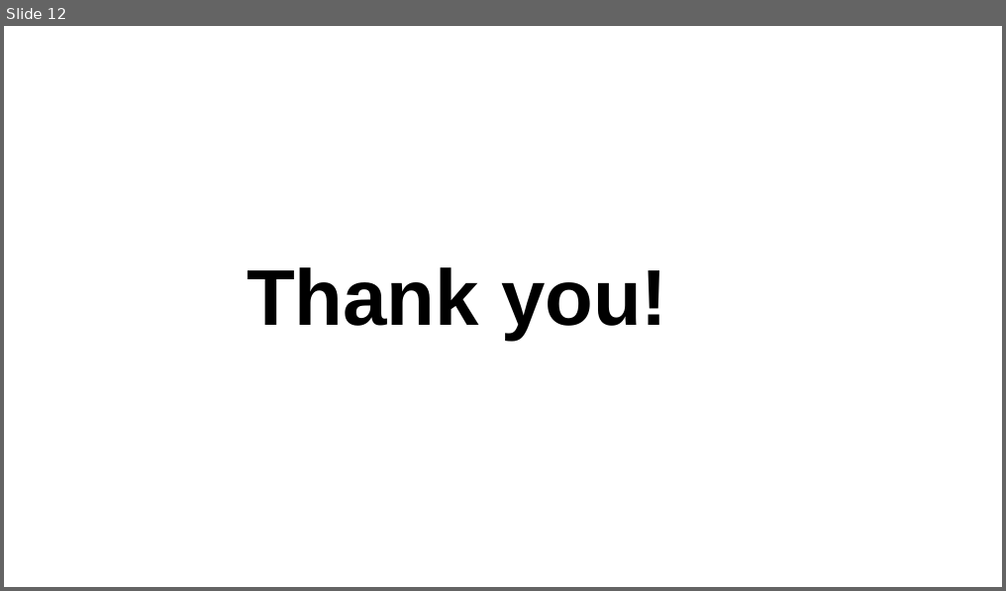
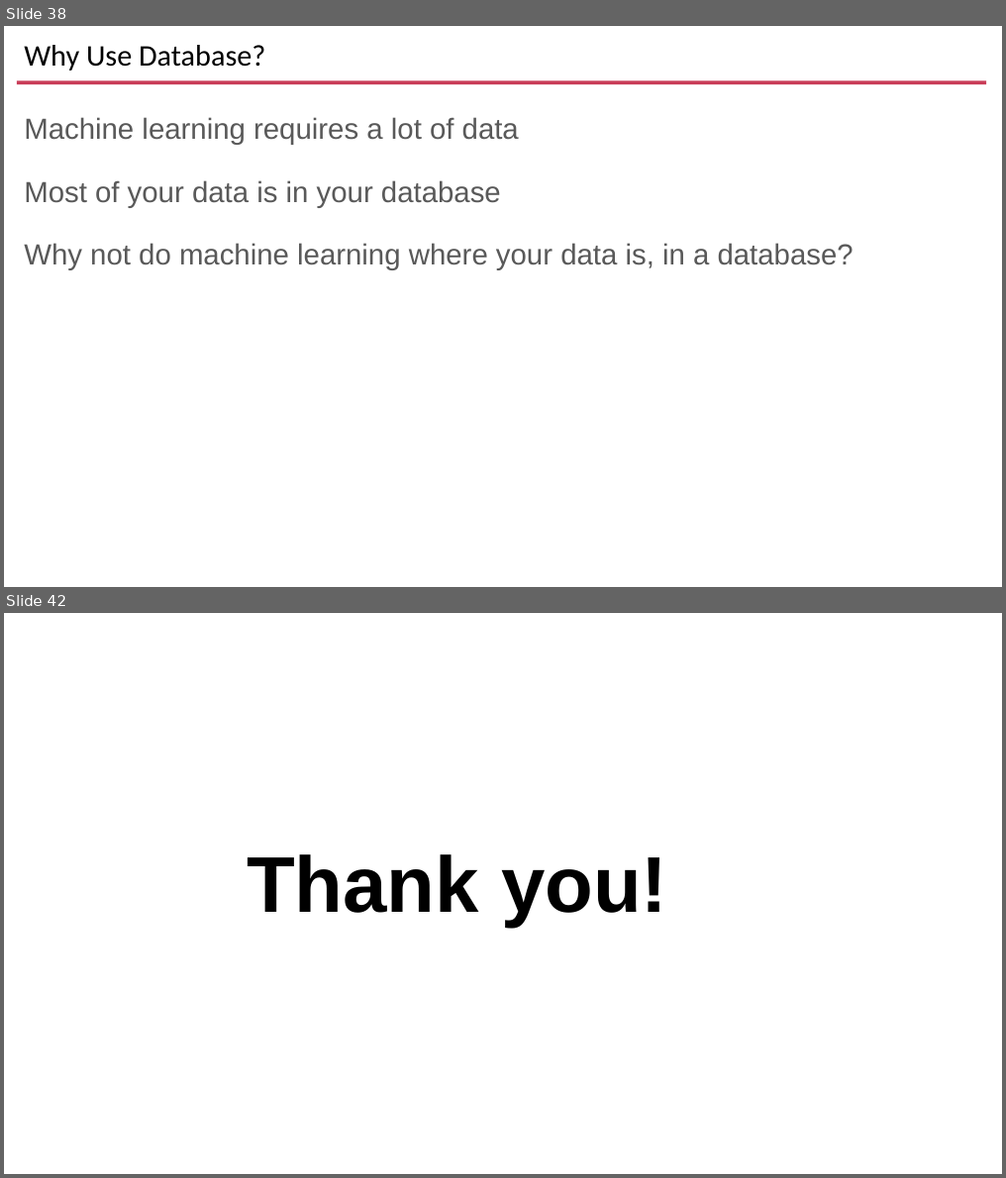
Before and after one commit to ibrarahmad/PostgreSQLTalks, a slide deck: Conferences/2022-Austin-Percona-Live/PL22-PostgreSQL-And-Artifical-Intelegence.pptx. Shown one above the other, each under a label of ours: slide 12 before the commit, slides 38 and 42 after it; the slides between them are not shown. The pictures are 1006x591 and 1006x1178 pixels, drawn with LibreOffice and Linux fonts; fonts in the diff are those of the drawing; background and template pictures are left out. Boxes give left, top, right and bottom in pixels: in the first picture for what was removed or moved away, otherwise in the second. Text is boxed around its words. In the diff, an @@ line names an element or a change of style, - is before the commit and + after.

```diff
--- a/Conferences/2022-Austin-Percona-Live/PL22-PostgreSQL-And-Artifical-Intelegence.pptx
+++ b/Conferences/2022-Austin-Percona-Live/PL22-PostgreSQL-And-Artifical-Intelegence.pptx
@@ slide 38 added at [4, 26, 1002, 587], background #FFFFFF @@
@@ title added at [24, 45, 265, 71], 28.8 pt, text #000000 @@
+Why Use Database?
@@ rectangle added at [17, 80, 987, 84], fill #C93D58 @@
@@ text added at [24, 117, 853, 271], 28 pt, text #595959 @@
+Machine learning requires a lot of data
+Most of your data is in your database
+Why not do machine learning where your data is, in a database?
@@ what was slide 12 is now slide 42 @@
```
Also in this commit, not shown: 11 slides changed, 29 other slides added.
